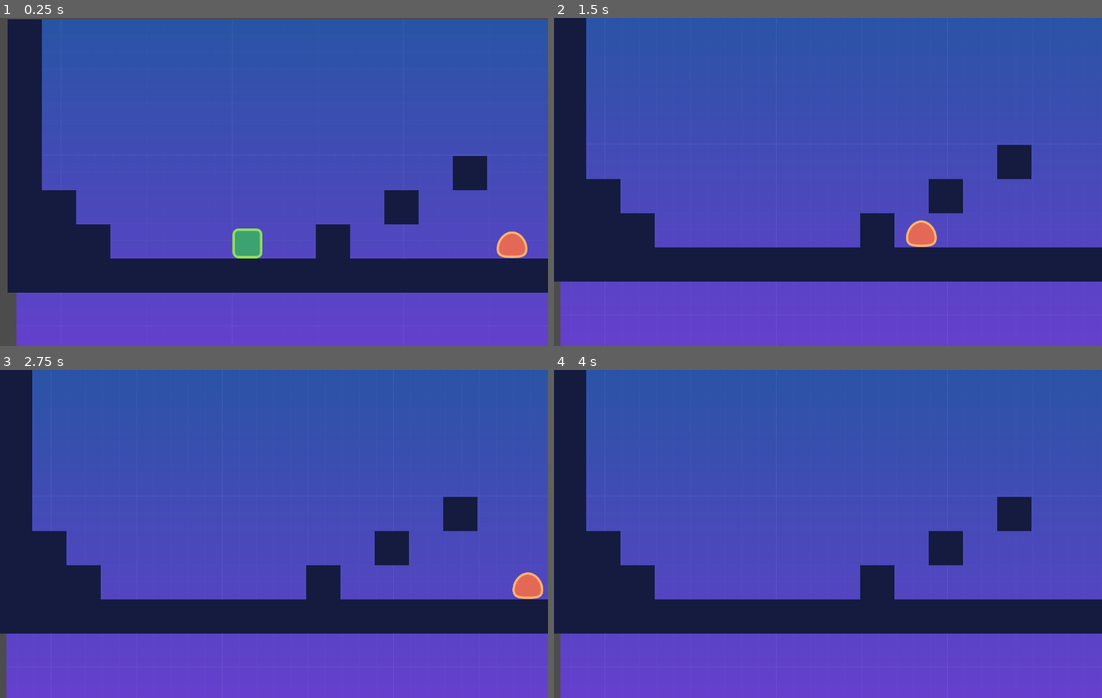
Above: before the commit, frames 1-4 (two rows, left to right).
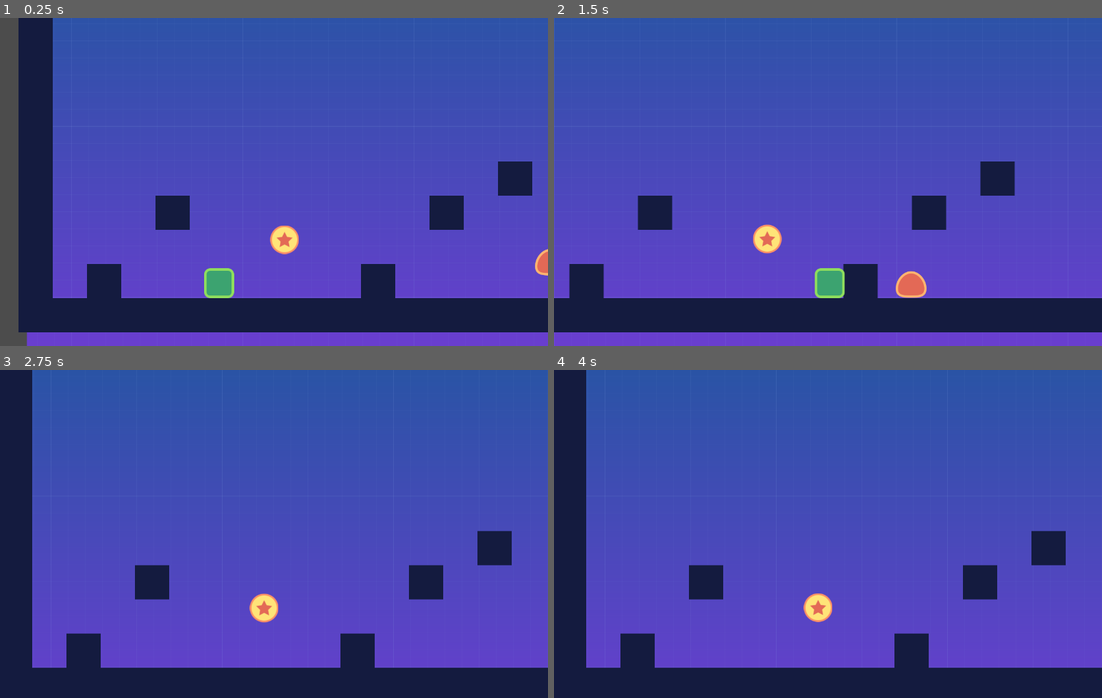
Above: after the commit, the same moments.

Repository: Azzamubaidillah/Platformer-game
Game: Godot game, scene res://src/levels/LevelTemplate.tscn
Two runs of this game, one before a commit and one after it. Both use one fixed random seed, a clock stepped at 60 frames per second and the inputs below. The project has no main scene, so this scene is started directly.
Inputs:
- Up to frame 1 (0.25 s): no input
- Up to frame 2 (1.5 s): hold D (move_right) from 0.53 s (still down); tap W (jump) at 0.77 s
- Up to frame 3 (2.75 s): tap W (jump) at 1.52 s; release D (move_right) at 2.03 s; hold A (move_left) from 2.03 s (still down)
- Up to frame 4 (4 s): release A (move_left) at 2.78 s; hold D (move_right) from 2.78 s (still down); tap W (jump) at 3.02, 3.77 s

The runs differ from the first frame. In frame 1, 29% of the frame differs, in the area x 1-100%, y 0-100%; in frame 2, 31%, in the area x 0-100%, y 0-100%; in frame 3, 28%; in frame 4, 27%.

Commit message:
coin animation

Diff:
--- a/platformer/src/levels/LevelTemplate.tscn
+++ b/platformer/src/levels/LevelTemplate.tscn
@@ -1,11 +1,12 @@
-[gd_scene load_steps=7 format=2]
+[gd_scene load_steps=8 format=2]
 
 [ext_resource path="res://asset/tileset.png" type="Texture" id=1]
 [ext_resource path="res://src/actors/player.tscn" type="PackedScene" id=2]
 [ext_resource path="res://asset/background.png" type="Texture" id=3]
 [ext_resource path="res://src/actors/enemy.tscn" type="PackedScene" id=4]
+[ext_resource path="res://src/objects/Coin.tscn" type="PackedScene" id=5]
 
-[sub_resource type="ConvexPolygonShape2D" id=3]
+[sub_resource type="ConvexPolygonShape2D" id=1]
 points = PoolVector2Array( 0, 0, 80, 0, 80, 80, 0, 80 )
 
 [sub_resource type="TileSet" id=2]
@@ -60,12 +61,14 @@
 collision_layer = 8
 collision_mask = 0
 format = 1
-tile_data = PoolIntArray( 65532, 0, 0, 22, 0, 0, 131068, 0, 0, 65558, 0, 0, 196604, 0, 0, 131094, 0, 0, 262140, 0, 0, 196630, 0, 0, 327676, 0, 0, 262153, 0, 0, 262166, 0, 0, 393212, 0, 0, 393213, 0, 0, 327687, 0, 0, 327702, 0, 0, 458748, 0, 0, 458749, 0, 0, 458750, 0, 0, 393221, 0, 0, 393238, 0, 0, 524284, 0, 0, 524285, 0, 0, 524286, 0, 0, 524287, 0, 0, 458752, 0, 0, 458753, 0, 0, 458754, 0, 0, 458755, 0, 0, 458756, 0, 0, 458757, 0, 0, 458758, 0, 0, 458759, 0, 0, 458760, 0, 0, 458761, 0, 0, 458762, 0, 0, 458763, 0, 0, 458764, 0, 0, 458765, 0, 0, 458766, 0, 0, 458767, 0, 0, 458768, 0, 0, 458769, 0, 0, 458770, 0, 0, 458771, 0, 0, 458772, 0, 0, 458773, 0, 0, 458774, 0, 0 )
+tile_data = PoolIntArray( 65532, 0, 0, 22, 0, 0, 131068, 0, 0, 65558, 0, 0, 196604, 0, 0, 131094, 0, 0, 262140, 0, 0, 196630, 0, 0, 327676, 0, 0, 262166, 0, 0, 393212, 0, 0, 327690, 0, 0, 327702, 0, 0, 458748, 0, 0, 393216, 0, 0, 393224, 0, 0, 393238, 0, 0, 524284, 0, 0, 458774, 0, 0, 589820, 0, 0, 589822, 0, 0, 524294, 0, 0, 524310, 0, 0, 655356, 0, 0, 655357, 0, 0, 655358, 0, 0, 655359, 0, 0, 589824, 0, 0, 589825, 0, 0, 589826, 0, 0, 589827, 0, 0, 589828, 0, 0, 589829, 0, 0, 589830, 0, 0, 589831, 0, 0, 589832, 0, 0, 589833, 0, 0, 589834, 0, 0, 589835, 0, 0, 589836, 0, 0, 589837, 0, 0, 589838, 0, 0, 589839, 0, 0, 589840, 0, 0, 589841, 0, 0, 589842, 0, 0, 589843, 0, 0, 589844, 0, 0, 589845, 0, 0, 589846, 0, 0 )
 
 [node name="player" parent="TileMap" instance=ExtResource( 2 )]
-position = Vector2( 256, 576 )
-speed = Vector2( 800, 1400 )
+position = Vector2( 165, 712 )
 gravity = 4000.0
 
 [node name="enemy" parent="TileMap" instance=ExtResource( 4 )]
-position = Vector2( 944, 584 )
+position = Vector2( 964, 683 )
+
+[node name="Coin" parent="TileMap" instance=ExtResource( 5 )]
+position = Vector2( 302, 588 )
--- /dev/null
+++ b/platformer/src/objects/Coin.gd
@@ -0,0 +1,10 @@
+extends Area2D
+
+onready var anim_player: AnimationPlayer = get_node("AnimationPlayer")
+
+func _on_Coin_body_entered(body):
+	pass # Replace with function body.
+
+
+func _on_body_entered(body):
+	anim_player.play("fade out")
--- /dev/null
+++ b/platformer/src/objects/Coin.tscn
@@ -0,0 +1,71 @@
+[gd_scene load_steps=6 format=2]
+
+[ext_resource path="res://asset/coin.png" type="Texture" id=1]
+[ext_resource path="res://src/objects/Coin.gd" type="Script" id=2]
+
+[sub_resource type="CircleShape2D" id=1]
+radius = 34.0
+
+[sub_resource type="Animation" id=2]
+resource_name = "bouncing"
+length = 1.2
+loop = true
+tracks/0/type = "value"
+tracks/0/path = NodePath("coin:position")
+tracks/0/interp = 1
+tracks/0/loop_wrap = true
+tracks/0/imported = false
+tracks/0/enabled = true
+tracks/0/keys = {
+"times": PoolRealArray( 0, 0.7 ),
+"transitions": PoolRealArray( 0.31864, 2.92817 ),
+"update": 0,
+"values": [ Vector2( 0, 10 ), Vector2( 0, -10 ) ]
+}
+
+[sub_resource type="Animation" id=3]
+resource_name = "fade out"
+length = 0.6
+tracks/0/type = "value"
+tracks/0/path = NodePath(".:modulate")
+tracks/0/interp = 1
+tracks/0/loop_wrap = true
+tracks/0/imported = false
+tracks/0/enabled = true
+tracks/0/keys = {
+"times": PoolRealArray( 0, 0.6 ),
+"transitions": PoolRealArray( 1, 1 ),
+"update": 0,
+"values": [ Color( 1, 1, 1, 1 ), Color( 1, 1, 1, 0 ) ]
+}
+tracks/1/type = "method"
+tracks/1/path = NodePath(".")
+tracks/1/interp = 1
+tracks/1/loop_wrap = true
+tracks/1/imported = false
+tracks/1/enabled = true
+tracks/1/keys = {
+"times": PoolRealArray( 0.6 ),
+"transitions": PoolRealArray( 1 ),
+"values": [ {
+"args": [  ],
+"method": "queue_free"
+} ]
+}
+
+[node name="Coin" type="Area2D"]
+position = Vector2( 0, 10 )
+collision_layer = 4
+script = ExtResource( 2 )
+
+[node name="coin" type="Sprite" parent="."]
+texture = ExtResource( 1 )
+
+[node name="CollisionShape2D" type="CollisionShape2D" parent="."]
+shape = SubResource( 1 )
+
+[node name="AnimationPlayer" type="AnimationPlayer" parent="."]
+autoplay = "bouncing"
+anims/bouncing = SubResource( 2 )
+"anims/fade out" = SubResource( 3 )
+[connection signal="body_entered" from="." to="." method="_on_body_entered"]
Not shown: 1 places in platformer/src/levels/LevelTemplate.tscn that only renumber resources
